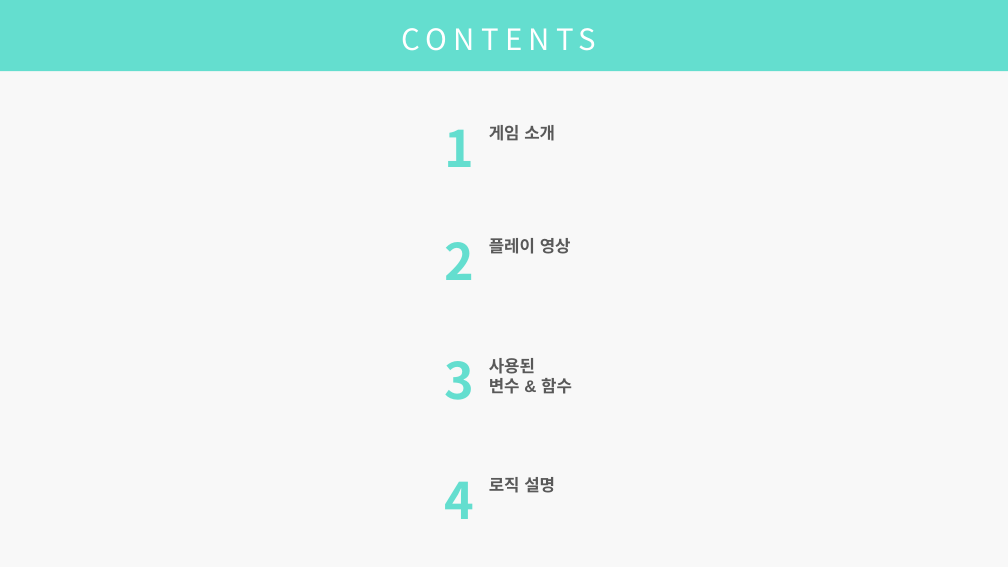
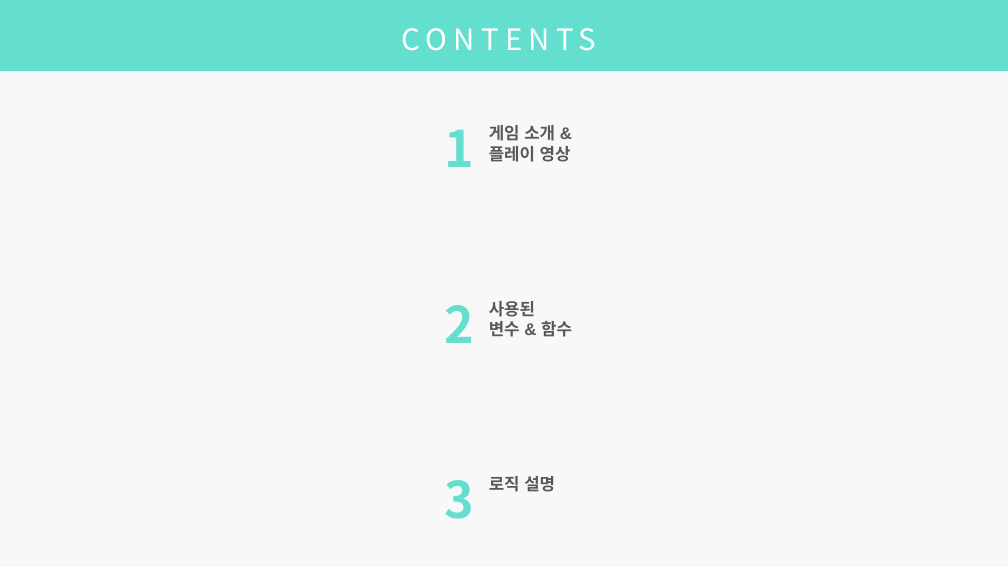
Before and after one commit to lim7635/MatchCard, a slide deck: slide 2 of MatchCard.pptx. Drawn at 1008x567 pixels with LibreOffice and Linux fonts; fonts in the diff are those of the drawing. Boxes give left, top, right and bottom in pixels: in the first picture for what was removed or moved away, otherwise in the second. Text is boxed around its words. In the diff, an @@ line names an element or a change of style, - is before the commit and + after.

```diff
--- a/MatchCard.pptx
+++ b/MatchCard.pptx
@@ text at [489,125,571,162]: text changed @@
-게임 소개
+게임 소개 &
+플레이 영상
@@ text removed at [489,238,571,254] @@
-플레이 영상
@@ text "2": place and size @@
-text "2" at [445,242,475,280]
+text "2" at [445,305,475,343]
@@ text "사용된": place and size @@
-text "사용된" at [489,358,572,394]
+text "사용된" at [489,301,572,337]
@@ text "3": place and size @@
-text "3" at [445,361,475,400]
+text "3" at [445,480,475,519]
@@ text removed at [445,481,475,519] @@
-4
```
Also in this commit, not shown: 7 other slides changed, 11 slides added, 6 slides removed, 8 other files.
